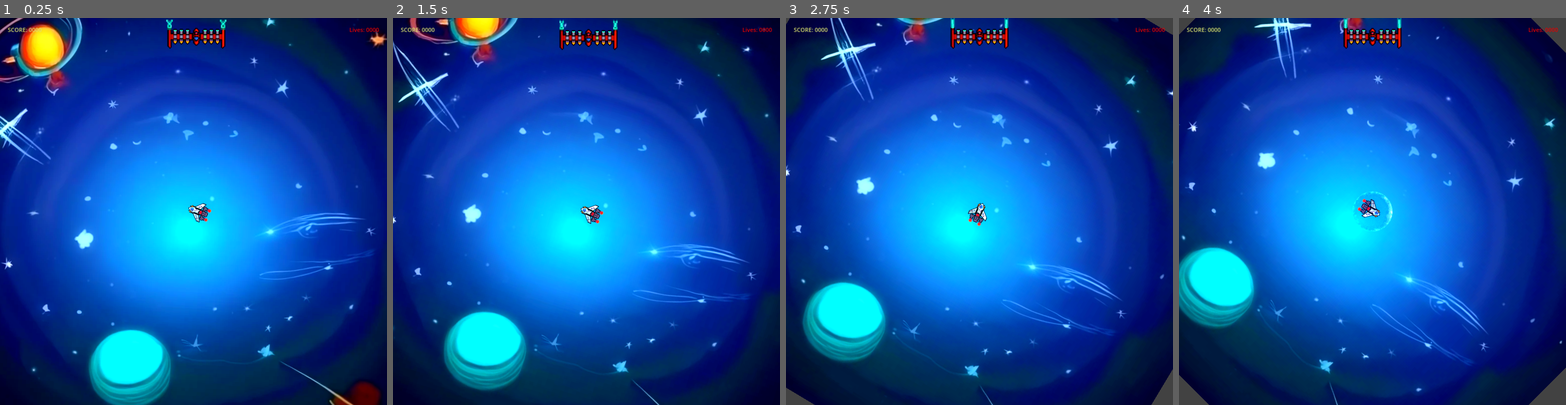
Above: before the commit, frames 1-4 (left to right).
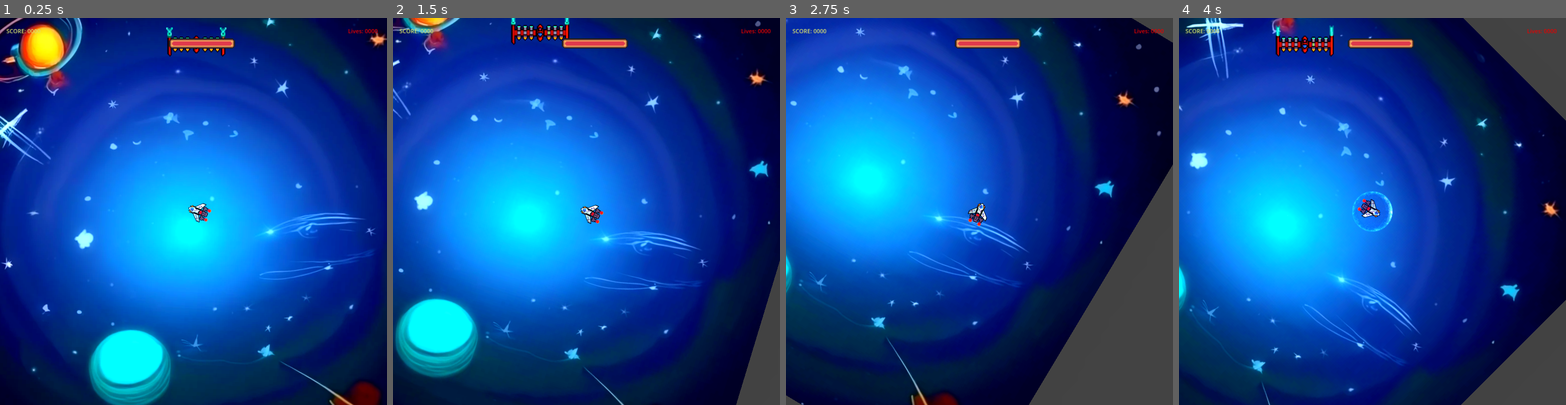
Above: after the commit, the same moments.

Repository: AdhdGameDev/space-parry
Game: Godot game, scene res://scenes/game_scene.tscn
Same seed, same stepped clock (60 frames per second), same inputs: the game is played once before the commit and once after it.
Inputs (mouse positions are in pixels of both pictures, inside the frame that each line leads up to):
- Up to frame 1 (0.25 s): no input
- Up to frame 2 (1.5 s): tap Enter (ui_accept) at 0.5, 0.77, 0.8, 1.07, 1.35 s; move the mouse to (671, 192) at 0.52 s; hold D (move_right, bound only after the commit) 0.53-1.28 s; tap Space (Deflect) at 0.6 s; move the mouse to (509, 230) at 1.27 s; hold S (move_down, bound only after the commit) from 1.28 s (still down)
- Up to frame 3 (2.75 s): tap Enter (ui_accept) at 1.52, 1.82, 2.3 s; tap Space (Deflect) at 1.55, 2.1 s; move the mouse to (1018, 126) at 2.02 s; release S (move_down, bound only after the commit) at 2.03 s; hold D (move_right, bound only after the commit) from 2.03 s (still down)
- Up to frame 4 (4 s): move the mouse to (1353, 288) at 2.77 s; release D (move_right, bound only after the commit) at 2.78 s; hold W (move_up, bound only after the commit) 2.78-3.53 s; click (1353, 288) at 2.85 s; tap Enter (ui_accept) at 3.02, 3.32, 3.77, 3.8 s; tap Space (Deflect) at 3.05 s; move the mouse to (1488, 269) at 3.52 s; hold A (move_left, bound only after the commit) from 3.53 s (still down); tap E (Shield) at 3.6 s

The runs differ from the first frame. In frame 1, 1.2% of the frame differs, in the area x 1-98%, y 0-10%; in frame 2, 75%; in frame 3, 86%, in the area x 0-100%, y 0-100%; in frame 4, 85%.
Error after the commit: Invalid access to property or key 'pla' on a base object of type 'AnimatedSprite2D'. (res://scenes/first_boss/first_boss.gd:69)

Commit message:
added beam boss attack. tuned rocket attack
also started working on boss arena

Diff:
--- a/boss_rocket.gd
+++ b/boss_rocket.gd
@@ -1,16 +1,23 @@
 extends BasicProjectile
 
 
-@export var initial_velocity: float = 100  # Starting speed of the projectile
+@export var initial_velocity: float = 75  # Starting speed of the projectile
 @export var max_velocity: float = 800  # Max speed limit for the projectile
-@export var acceleration: float = 50  # How much the speed increases per second
+@export var acceleration: float = 35  # How much the speed increases per second
+@onready var aiming_timer: Timer = $AimingTimer
+
+var player: Player
 
 var direction: Vector2 = Vector2(0, 1)
 
+var aimed: bool = false
+
 # Called when the node enters the scene tree for the first time.
 func _ready() -> void:
+	player = get_tree().get_nodes_in_group("player")[0]
 	velocity = direction * initial_velocity
 	$AnimatedSprite2D.play("rocket")
+	aiming_timer.start()
 
 func flip() -> void:
 	$AnimatedSprite2D.flip_v = true
@@ -21,9 +28,17 @@
 	var speed = velocity.length()  # Get the current speed
 	speed += acceleration * delta  # Increase the speed steadily
 	speed = clamp(speed, 0, max_velocity)  # Ensure the speed doesn't exceed max_velocity
-
+	if aimed and !reflected:
+		var direction = (player.position - position).normalized()
+		var angle = player.get_angle_to(self.position)
+		velocity = direction * speed
+		rotation = angle + deg_to_rad(-90)
 	# Update the velocity vector with the new speed, keeping the direction the same
-	velocity = direction.normalized() * speed
+	else: velocity = direction.normalized() * speed
 
 	# Move the projectile using the updated velocity
 	position += velocity * delta
+
+
+func _on_aiming_timer_timeout() -> void:
+	aimed = true
--- a/config/EnemyFactory.gd
+++ b/globals/EnemyFactory.gd
@@ -11,7 +11,7 @@
 
 const PLAYER_POSITION: Vector2 = Vector2(600, 600)
 const RADIUS: int = 500
-const BOSS_RADIUS: int = 675
+const BOSS_RADIUS: int = 645
 
 @onready var enemy_types = [
 	preload("res://scenes/enemies/simple_enemy.tscn"),
--- /dev/null
+++ b/globals/GameManager.gd
@@ -0,0 +1,9 @@
+extends Node
+
+
+enum GameMode {
+	LEVEL_1 = 0,
+	BOSS_LEVEL_1 = 1
+}
+
+var game_mode: int = GameMode.LEVEL_1
--- a/project.godot
+++ b/project.godot
@@ -17,8 +17,9 @@
 
 [autoload]
 
-SignalBus="*res://config/SignalBus.gd"
-EnemyFactory="*res://config/EnemyFactory.gd"
+SignalBus="*res://globals/SignalBus.gd"
+EnemyFactory="*res://globals/EnemyFactory.gd"
+GameManager="*res://globals/GameManager.gd"
 
 [display]
 
@@ -43,6 +44,26 @@
 "events": [Object(InputEventKey,"resource_local_to_scene":false,"resource_name":"","device":-1,"window_id":0,"alt_press …(192 unchanged characters)…
 ]
 }
+move_up={
+"deadzone": 0.5,
+"events": [Object(InputEventKey,"resource_local_to_scene":false,"resource_name":"","device":-1,"window_id":0,"alt_pressed":false,"shift_pressed":false,"ctrl_pressed":false,"meta_pressed":false,"pressed":false,"keycode":0,"physical_keycode":87,"key_label":0,"unicode":119,"location":0,"echo":false,"script":null)
+]
+}
+move_down={
+"deadzone": 0.5,
+"events": [Object(InputEventKey,"resource_local_to_scene":false,"resource_name":"","device":-1,"window_id":0,"alt_pressed":false,"shift_pressed":false,"ctrl_pressed":false,"meta_pressed":false,"pressed":false,"keycode":0,"physical_keycode":83,"key_label":0,"unicode":115,"location":0,"echo":false,"script":null)
+]
+}
+move_left={
+"deadzone": 0.5,
+"events": [Object(InputEventKey,"resource_local_to_scene":false,"resource_name":"","device":-1,"window_id":0,"alt_pressed":false,"shift_pressed":false,"ctrl_pressed":false,"meta_pressed":false,"pressed":false,"keycode":0,"physical_keycode":65,"key_label":0,"unicode":97,"location":0,"echo":false,"script":null)
+]
+}
+move_right={
+"deadzone": 0.5,
+"events": [Object(InputEventKey,"resource_local_to_scene":false,"resource_name":"","device":-1,"window_id":0,"alt_pressed":false,"shift_pressed":false,"ctrl_pressed":false,"meta_pressed":false,"pressed":false,"keycode":0,"physical_keycode":68,"key_label":0,"unicode":100,"location":0,"echo":false,"script":null)
+]
+}
 
 [rendering]
 
--- a/scenes/first_boss/first_boss.gd
+++ b/scenes/first_boss/first_boss.gd
@@ -4,9 +4,12 @@
 
 @export var rocket: PackedScene
 
+@onready var energy_beam_raycast: RayCast2D = $EnergyBeamRaycast
+@onready var energy_beam_timer: Timer = $EnergyBeamTimer
 @onready var ship: AnimatedSprite2D = $Ship
 @onready var engine: AnimatedSprite2D = $Ship/Engine
-@onready var rocket_barage_timer: Timer = $RocketBarageTimer
+@onready var energy_beam_animation: AnimationPlayer = $EnergyBeamAnimation
+@onready var energy_beam: AnimatedSprite2D = $Ship/EnergyBeam
 
 # Dictionary to map frames to shot markers
 @onready var shot_markers = {
@@ -19,14 +22,20 @@
 }
 
 var rocket_barage_active: bool = false
+var energy_beam_active: bool = false
 
 
 func _ready() -> void:
 	engine.play("engine")
+	$BeamArea/BeamCollision.disabled = true
 
 func _process(delta: float) -> void:
 	if Input.is_action_just_pressed("Shield") and not rocket_barage_active:
 		start_rocket_barage()
+	if Input.is_action_just_pressed("ui_accept") and not energy_beam_active:
+		energy_beam_active = true
+		energy_beam_attack()
+
 
 func start_rocket_barage() -> void:
 	rocket_barage_active = true
@@ -55,3 +64,18 @@
 func end_rocket_barage() -> void:
 	rocket_barage_active = false
 	ship.play("idle")
+
+func energy_beam_attack() -> void:
+	energy_beam.pla
+	energy_beam_timer.start()
+	energy_beam_animation.play("energy_beam")
+
+
+
+func _on_energy_beam_readz() -> void:
+	energy_beam.visible = true
+	$BeamArea/BeamCollision.disabled = false
+
+
+func _on_energy_beam_finished(anim_name: StringName) -> void:
+	energy_beam.visible = false
--- a/scenes/first_boss/first_boss.tscn
+++ b/scenes/first_boss/first_boss.tscn
@@ -7,6 +7,44 @@
 [ext_resource type="Texture2D" uid="uid://dhrioem2m2ohh" path="res://assets/recent/Enemies/Kla'ed/Base/PNGs/Kla'ed - Torpedo Ship - Base.png" id="4_hrkta"]
 [ext_resource type="Texture2D" uid="uid://d3eh7iekekjdq" path="res://assets/recent/Enemies/Kla'ed/Shield/PNGs/Kla'ed - Torpedo Ship - Shield.png" id="5_p0k5r"]
 [ext_resource type="Texture2D" uid="uid://dxkdcai521ijj" path="res://assets/recent/Enemies/Kla'ed/Engine/PNGs/Kla'ed - Torpedo Ship - Engine.png" id="6_ldltq"]
+[ext_resource type="Texture2D" uid="uid://ufql81o0n2hs" path="res://assets/recent/Enemies/Kla'ed/Projectiles/PNGs/Kla'ed - Ray.png" id="8_3fhdl"]
+
+[sub_resource type="Animation" id="Animation_uk133"]
+resource_name = "energy_beam"
+length = 6.0
+tracks/0/type = "value"
+tracks/0/imported = false
+tracks/0/enabled = true
+tracks/0/path = NodePath(".:rotation")
+tracks/0/interp = 1
+tracks/0/loop_wrap = true
+tracks/0/keys = {
+"times": PackedFloat32Array(0.0333333, 2, 4.96667, 5.96667),
+"transitions": PackedFloat32Array(1, 1, 1, 1),
+"update": 0,
+"values": [0.0, 2.0944, -1.5708, 0.0]
+}
+
+[sub_resource type="Animation" id="Animation_lg71o"]
+length = 0.001
+tracks/0/type = "value"
+tracks/0/imported = false
+tracks/0/enabled = true
+tracks/0/path = NodePath(".:rotation")
+tracks/0/interp = 1
+tracks/0/loop_wrap = true
+tracks/0/keys = {
+"times": PackedFloat32Array(0),
+"transitions": PackedFloat32Array(1),
+"update": 0,
+"values": [0.0]
+}
+
+[sub_resource type="AnimationLibrary" id="AnimationLibrary_qyfte"]
+_data = {
+"RESET": SubResource("Animation_lg71o"),
+"energy_beam": SubResource("Animation_uk133")
+}
 
 [sub_resource type="AtlasTexture" id="AtlasTexture_2rylg"]
 atlas = ExtResource("2_u4quw")
@@ -367,17 +405,61 @@
 "speed": 5.0
 }]
 
+[sub_resource type="AtlasTexture" id="AtlasTexture_1s3ui"]
+atlas = ExtResource("8_3fhdl")
+region = Rect2(0, 0, 18, 38)
+
+[sub_resource type="AtlasTexture" id="AtlasTexture_tjo16"]
+atlas = ExtResource("8_3fhdl")
+region = Rect2(18, 0, 18, 38)
+
+[sub_resource type="AtlasTexture" id="AtlasTexture_hkipa"]
+atlas = ExtResource("8_3fhdl")
+region = Rect2(36, 0, 18, 38)
+
+[sub_resource type="AtlasTexture" id="AtlasTexture_1n5m1"]
+atlas = ExtResource("8_3fhdl")
+region = Rect2(54, 0, 18, 38)
+
+[sub_resource type="SpriteFrames" id="SpriteFrames_s0mst"]
+animations = [{
+"frames": [{
+"duration": 1.0,
+"texture": SubResource("AtlasTexture_1s3ui")
+}, {
+"duration": 1.0,
+"texture": SubResource("AtlasTexture_tjo16")
+}, {
+"duration": 1.0,
+"texture": SubResource("AtlasTexture_hkipa")
+}, {
+"duration": 1.0,
+"texture": SubResource("AtlasTexture_1n5m1")
+}],
+"loop": true,
+"name": &"default",
+"speed": 5.0
+}]
+
 [sub_resource type="RectangleShape2D" id="RectangleShape2D_w24kn"]
 size = Vector2(56, 8.5)
 
 [sub_resource type="CapsuleShape2D" id="CapsuleShape2D_8qy70"]
 radius = 3.0
 height = 20.0
+
+[sub_resource type="RectangleShape2D" id="RectangleShape2D_htl8g"]
+size = Vector2(10.44, 38.104)
 
 [node name="FirstBoss" type="Area2D"]
 scale = Vector2(4, 4)
 script = ExtResource("1_cjwql")
 rocket = ExtResource("2_6lh6p")
+
+[node name="EnergyBeamAnimation" type="AnimationPlayer" parent="."]
+libraries = {
+"": SubResource("AnimationLibrary_qyfte")
+}
 
 [node name="Ship" type="AnimatedSprite2D" parent="."]
 sprite_frames = SubResource("SpriteFrames_gnjei")
@@ -399,6 +481,13 @@
 frame_progress = 0.780143
 flip_v = true
 
+[node name="EnergyBeam" type="AnimatedSprite2D" parent="Ship"]
+visible = false
+position = Vector2(0.250001, 191.75)
+scale = Vector2(0.694444, 9.61842)
+sprite_frames = SubResource("SpriteFrames_s0mst")
+frame_progress = 0.274179
+
 [node name="GeneralCollision" type="CollisionShape2D" parent="."]
 position = Vector2(0, -0.75)
 shape = SubResource("RectangleShape2D_w24kn")
@@ -424,5 +513,20 @@
 [node name="ShotSix" type="Marker2D" parent="."]
 position = Vector2(-20.5, 15)
 
+[node name="EnergyBeamTimer" type="Timer" parent="."]
+wait_time = 2.0
+one_shot = true
+
+[node name="BeamArea" type="Area2D" parent="." groups=["beam"]]
+position = Vector2(-1.75, 12)
+
+[node name="BeamCollision" type="CollisionShape2D" parent="BeamArea"]
+position = Vector2(1.75, 180.75)
+scale = Vector2(0.694444, 9.61842)
+shape = SubResource("RectangleShape2D_htl8g")
+
+[connection signal="animation_finished" from="EnergyBeamAnimation" to="." method="_on_energy_beam_finished"]
 [connection signal="frame_changed" from="Ship" to="." method="_on_ship_frame_changed"]
 [connection signal="sprite_frames_changed" from="Ship" to="." method="_on_ship_sprite_frames_changed"]
+[connection signal="timeout" from="EnergyBeamTimer" to="." method="_on_energy_beam_readz"]
+[connection signal="area_entered" from="BeamArea" to="." method="_on_beam_area_area_entered"]
--- /dev/null
+++ b/scenes/first_boss/first_boss_arena.tscn
@@ -0,0 +1,17 @@
+[gd_scene load_steps=3 format=3 uid="uid://dyrvyqpsd8106"]
+
+[ext_resource type="PackedScene" uid="uid://cptdneovd2ovh" path="res://scenes/game_scene.tscn" id="1_yei7m"]
+[ext_resource type="Texture2D" uid="uid://cxse64mop6pa4" path="res://assets/backgrounds/Small 512x512/Purple Nebula/Purple_Nebula_08-512x512.png" id="2_repoe"]
+
+[node name="first_boss_arena" instance=ExtResource("1_yei7m")]
+
+[node name="Background" parent="." index="1"]
+position = Vector2(632, 670)
+scale = Vector2(3.13281, 2.72508)
+texture = ExtResource("2_repoe")
+
+[node name="Control" parent="." index="3"]
+offset_left = 74.0
+offset_top = 72.0
+offset_right = 74.0
+offset_bottom = 72.0
--- /dev/null
+++ b/scenes/first_boss_arena.tscn
@@ -0,0 +1,3 @@
+[gd_scene format=3 uid="uid://b0cs1wtmhh5x3"]
+
+[node name="FirstBossArena" type="Node2D"]
--- a/scenes/player.gd
+++ b/scenes/player.gd
@@ -27,6 +27,8 @@
 @export var health: int = 15
 @export var enemy_max_count: int = 5
 var current_enemy_count: int = 0
+
+var player_speed: float = 250.0
 
 var shield_active: bool = false
 var shield_cooldown_passed: bool = true
@@ -65,6 +67,14 @@
 	if Input.is_action_just_pressed("Shield"):
 		activate_shield()
 
+	#if GameManager.game_mode == GameManager.GameMode.BOSS_LEVEL_1:
+	move(delta)
+
+
+func move(delta: float) -> void:
+	var input_direction = Input.get_vector("move_left", "move_right", "move_up", "move_down")
+	var velocity = input_direction * player_speed
+	position += velocity * delta
 
 func enemy_destroyed(points: int) -> void:
 	current_enemy_count = current_enemy_count - 1
@@ -81,7 +91,7 @@
 func try_to_deflect() -> void:
 	if deflect_timer_buffer.time_left > 0:
 		for projectile in deflect_area.get_overlapping_areas():
-			if !projectile.is_in_group("player") and !projectile.is_in_group("laser"):
+			if !projectile.is_in_group("player") and !projectile.is_in_group("laser") and !projectile.is_in_group("beam"):
 				$DeflectSound.play()
 				var current_projectile: BasicProjectile = projectile
 				current_projectile.reflected = true
@@ -125,6 +135,8 @@
 
 
 func _on_area_entered(area: Area2D) -> void:
+	if area.is_in_group("beam") and !shield_active:
+		SignalBus.player_death.emit()
 	if !area.is_in_group("laser"):
 		if !shield_active:
 			health = health - 1
--- a/scenes/projectiles/basic_projectile.gd
+++ b/scenes/projectiles/basic_projectile.gd
@@ -25,5 +25,5 @@
 
 func _on_player_ara_entered(area: Area2D) -> void:
 	if area.is_in_group("player"):
-		SignalBus.player_collision_hit.emit(self.global_position)
+		SignalBus.player_collision_hit.emit(self.globa)
 		queue_free()
--- a/scenes/projectiles/boss_rocket.tscn
+++ b/scenes/projectiles/boss_rocket.tscn
@@ -46,4 +46,9 @@
 [node name="AnimatedSprite2D" type="AnimatedSprite2D" parent="."]
 sprite_frames = SubResource("SpriteFrames_shkge")
 animation = &"rocket"
-frame_progress = 0.328928
+frame_progress = 0.073521
+
+[node name="AimingTimer" type="Timer" parent="."]
+one_shot = true
+
+[connection signal="timeout" from="AimingTimer" to="." method="_on_aiming_timer_timeout"]
--- a/scenes/ui.tscn
+++ b/scenes/ui.tscn
@@ -1,7 +1,9 @@
-[gd_scene load_steps=4 format=3 uid="uid://wfnpdlgrmtni"]
+[gd_scene load_steps=6 format=3 uid="uid://wfnpdlgrmtni"]
 
 [ext_resource type="Script" path="res://scenes/ui.gd" id="1_4nbsk"]
 [ext_resource type="FontFile" uid="uid://bpo08sdyanq62" path="res://assets/Bonus/kenvector_future.ttf" id="2_nd70m"]
+[ext_resource type="Texture2D" uid="uid://blnx2gfj38605" path="res://assets/healthbar/healthbarUnder (1).png" id="3_rbhmn"]
+[ext_resource type="Texture2D" uid="uid://kr0j0t0ogmtf" path="res://assets/healthbar/healthbarProgress (1).png" id="4_uf1es"]
 
 [sub_resource type="LabelSettings" id="LabelSettings_38gff"]
 font = ExtResource("2_nd70m")
@@ -27,6 +29,10 @@
 anchors_preset = 15
 anchor_right = 1.0
 anchor_bottom = 1.0
+offset_left = -5.0
+offset_top = 5.0
+offset_right = -5.0
+offset_bottom = 5.0
 grow_horizontal = 2
 grow_vertical = 2
 theme_override_constants/margin_left = 30
@@ -61,3 +67,17 @@
 text = "GAME OVER"
 label_settings = SubResource("LabelSettings_38gff")
 horizontal_alignment = 2
+
+[node name="BossHealthBar" type="TextureProgressBar" parent="CanvasLayer"]
+offset_left = 655.0
+offset_top = 79.0
+offset_right = 719.0
+offset_bottom = 89.0
+scale = Vector2(4, 4)
+size_flags_horizontal = 4
+size_flags_vertical = 0
+size_flags_stretch_ratio = 0.0
+min_value = 100.0
+value = 100.0
+texture_under = ExtResource("3_rbhmn")
+texture_progress = ExtResource("4_uf1es")
Not shown, added: assets/backgrounds/License.txt
Binary file added: assets/backgrounds/Small 512x512/Blue Nebula/Blue_Nebula_01-512x512.png
Not shown, added: assets/backgrounds/Small 512x512/Blue Nebula/Blue_Nebula_01-512x512.png.import
Binary file added: assets/backgrounds/Small 512x512/Blue Nebula/Blue_Nebula_02-512x512.png
Not shown, added: assets/backgrounds/Small 512x512/Blue Nebula/Blue_Nebula_02-512x512.png.import
Binary file added: assets/backgrounds/Small 512x512/Blue Nebula/Blue_Nebula_03-512x512.png
Not shown, added: assets/backgrounds/Small 512x512/Blue Nebula/Blue_Nebula_03-512x512.png.import
Binary file added: assets/backgrounds/Small 512x512/Blue Nebula/Blue_Nebula_04-512x512.png
Not shown, added: assets/backgrounds/Small 512x512/Blue Nebula/Blue_Nebula_04-512x512.png.import
Binary file added: assets/backgrounds/Small 512x512/Blue Nebula/Blue_Nebula_05-512x512.png
Not shown, added: assets/backgrounds/Small 512x512/Blue Nebula/Blue_Nebula_05-512x512.png.import
Binary file added: assets/backgrounds/Small 512x512/Blue Nebula/Blue_Nebula_06-512x512.png
(and 100 more such lines)
